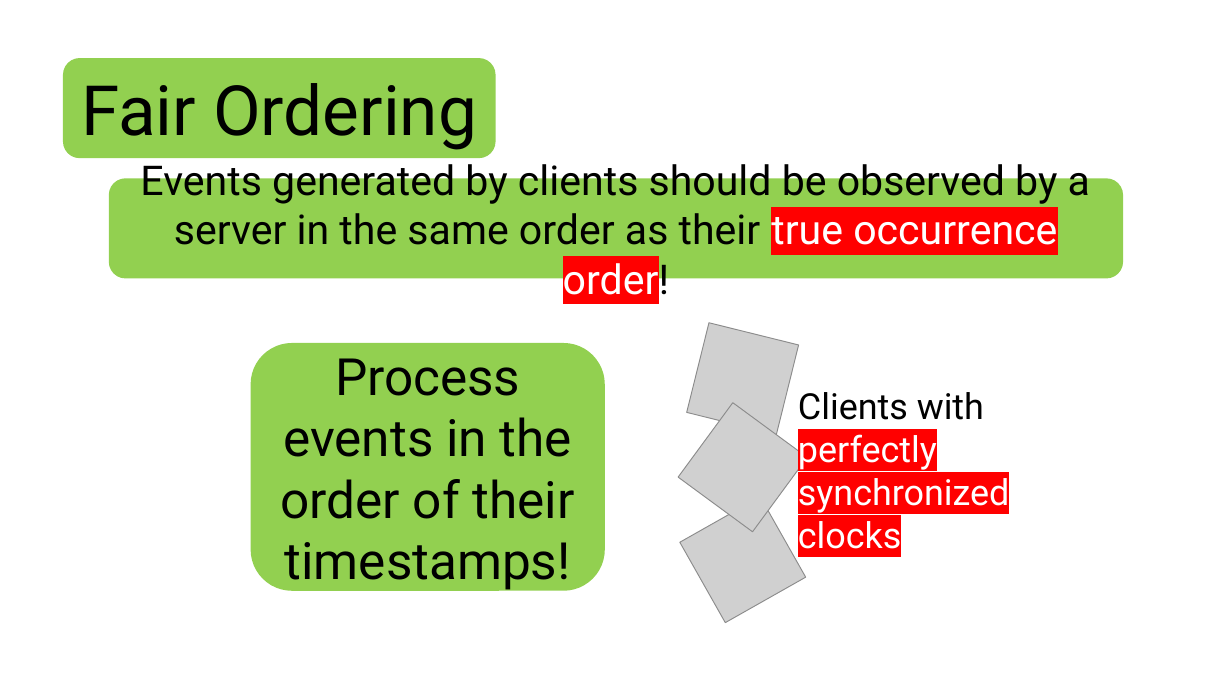
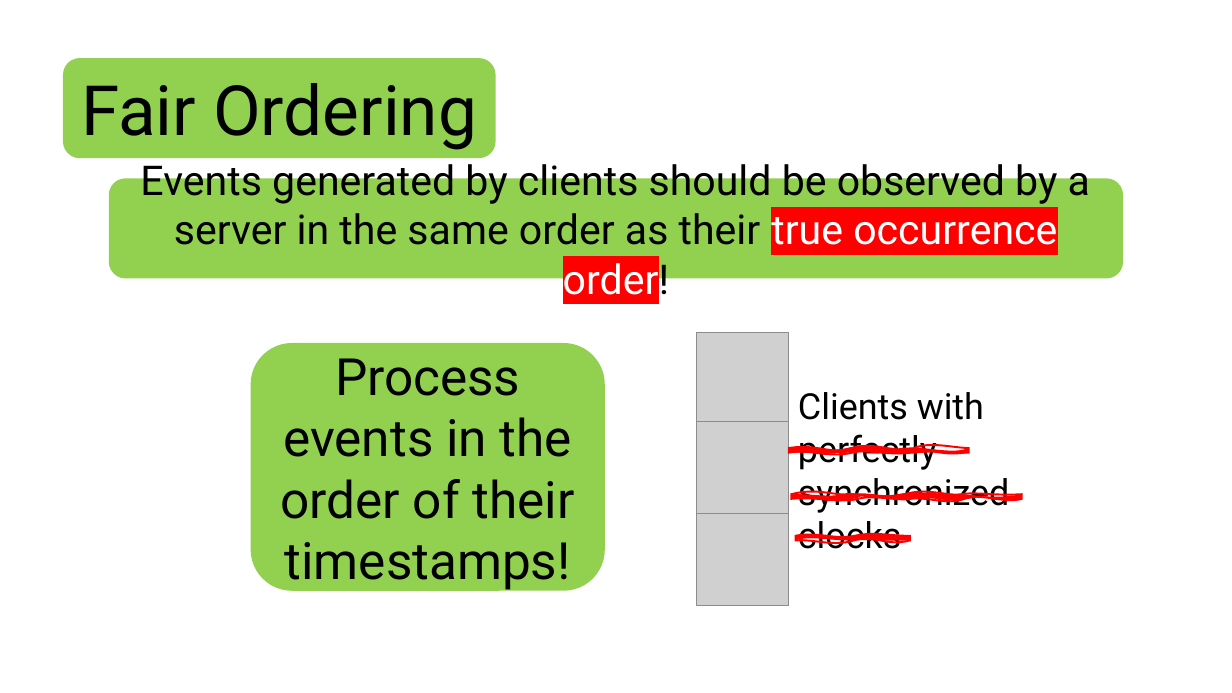
Before and after one commit to HaseebLUMS/Onyx-Presentation, a slide deck: slide 10 of tommy_hotnets_v2.pptx. Drawn at 1232x693 pixels with LibreOffice and Linux fonts; fonts in the diff are those of the drawing; grey boxes stand for pictures. Boxes give left, top, right and bottom in pixels: in the first picture for what was removed or moved away, otherwise in the second. Text is boxed around its words. In the diff, an @@ line names an element or a change of style, - is before the commit and + after.

```diff
--- a/tommy_hotnets_v2.pptx
+++ b/tommy_hotnets_v2.pptx
@@ picture at bbox=[697, 333, 789, 425]: rotation 283 to 0 degrees @@
@@ text "Clients with perfectly synchronized clocks" at bbox=[798, 392, 1009, 549]: text colour #FFFFFF to #000000, highlight #FF0000 to none in "perfectly synchronized clocks" @@
@@ picture at bbox=[697, 421, 789, 514]: rotation 36 to 0 degrees @@
@@ freeform shape added at bbox=[789, 448, 970, 453], fill #FF0000, outline #FF0000 1.5 pt @@
@@ freeform shape added at bbox=[791, 494, 1021, 499], fill #FF0000, outline #FF0000 1.5 pt @@
@@ picture at bbox=[697, 514, 789, 606]: rotation 150 to 0 degrees @@
@@ freeform shape added at bbox=[796, 536, 910, 541], fill #FF0000, outline #FF0000 1.5 pt @@
```
Also in this commit, not shown: 10 other slides changed, 1 slide added.
